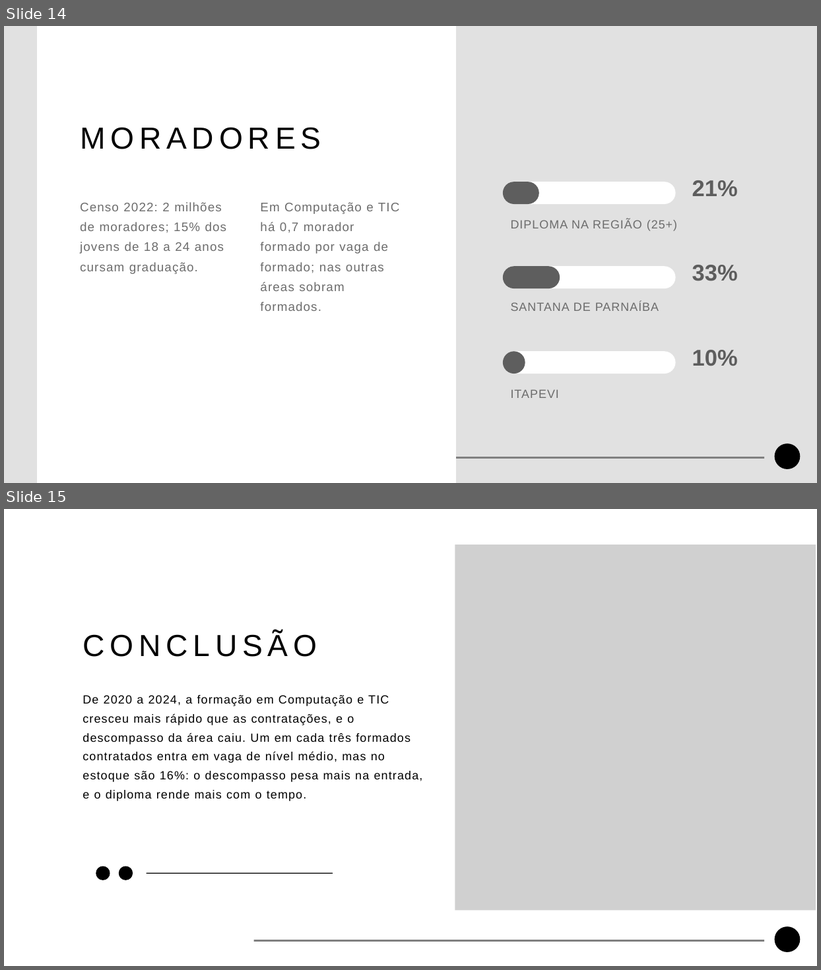
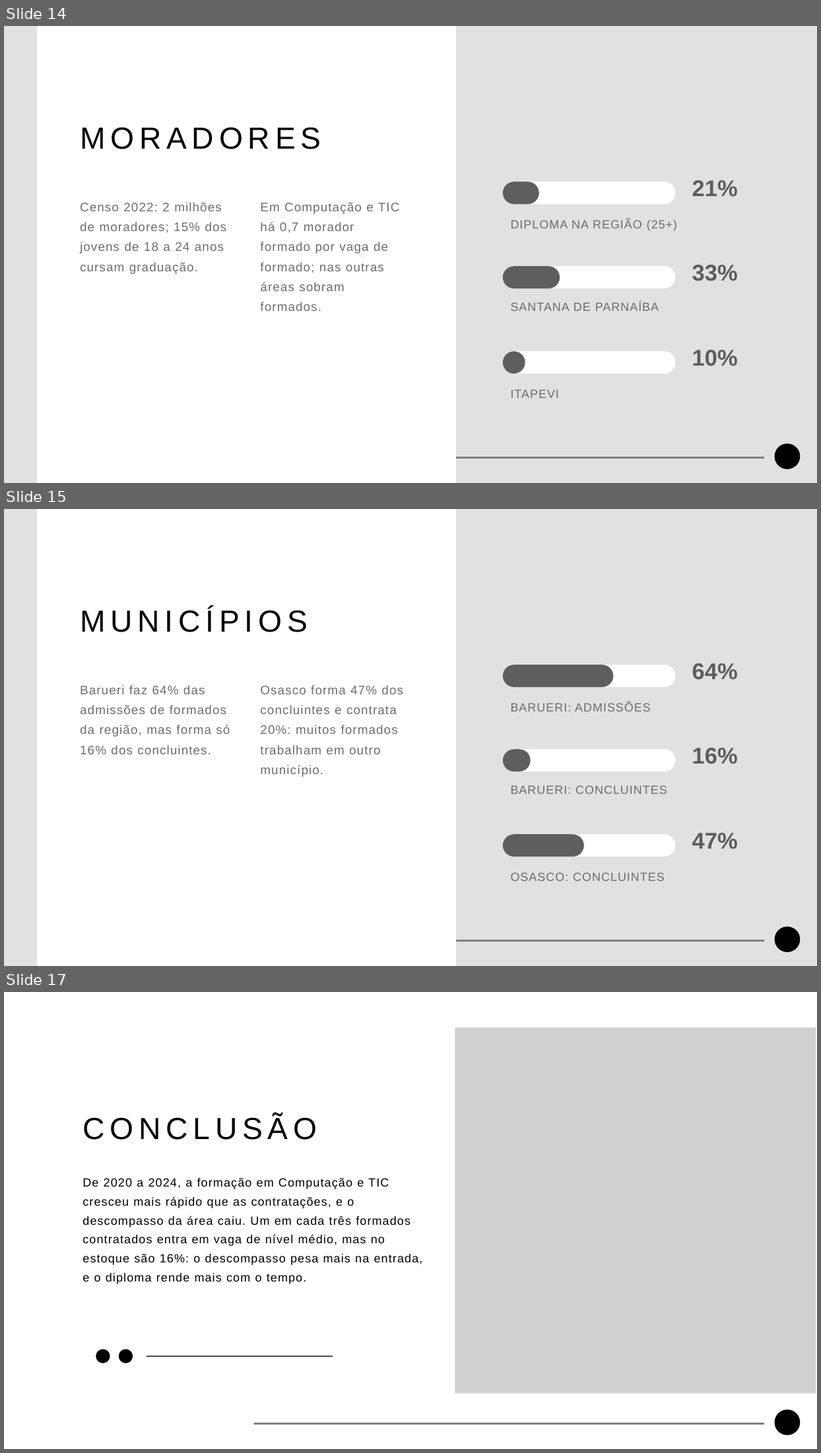
Before and after one commit to guilherme-ndo/projetointegrador-ii, a slide deck: docs/apresentacao_pi2.pptx. Shown one above the other, each under a label of ours: slides 14 and 15 before the commit, slides 14, 15 and 17 after it; the slides between them are not shown. The pictures are 821x970 and 821x1453 pixels, drawn with LibreOffice and Linux fonts; fonts in the diff are those of the drawing; grey boxes stand for pictures; background and template pictures are left out. Boxes give left, top, right and bottom in pixels: in the first picture for what was removed or moved away, otherwise in the second. Text is boxed around its words. In the diff, an @@ line names an element or a change of style, - is before the commit and + after.

```diff
--- a/docs/apresentacao_pi2.pptx
+++ b/docs/apresentacao_pi2.pptx
@@ slide 15 added at [4, 509, 817, 966], background #E1E1E1; not listed: 2 template elements that a slide beside it also shows @@
@@ freeform shape added at [37, 509, 455, 966], fill #FFFFFF @@
@@ text added at [80, 608, 308, 632], 54 pt, text #000000 @@
+MUNICÍPIOS
@@ rounded rectangle added at [503, 665, 676, 687], fill #FFFFFF @@
@@ rounded rectangle added at [503, 665, 613, 687], fill #5E5E5E @@
@@ text added at [692, 663, 738, 680], 40.4 pt, text #5D5D5D, bold @@
+64%
@@ text added at [80, 685, 230, 755], 22 pt, text #6C6C6C @@
+Barueri faz 64% das admissões de formados da região, mas forma só 16% dos concluintes.
@@ text added at [260, 685, 403, 777], 22 pt, text #6C6C6C @@
+Osasco forma 47% dos concluintes e contrata 20%: muitos formados trabalham em outro município.
@@ text added at [511, 702, 651, 712], 21 pt, text #6C6C6C @@
+BARUERI: ADMISSÕES
@@ rounded rectangle added at [503, 749, 676, 772], fill #FFFFFF @@
@@ rounded rectangle added at [503, 749, 531, 772], fill #5E5E5E @@
@@ text added at [692, 748, 738, 764], 40.4 pt, text #5D5D5D, bold @@
+16%
@@ text added at [511, 786, 667, 794], 21 pt, text #6C6C6C @@
+BARUERI: CONCLUINTES
@@ rounded rectangle added at [503, 834, 676, 857], fill #FFFFFF @@
@@ rounded rectangle added at [503, 834, 584, 857], fill #5E5E5E @@
@@ text added at [692, 833, 738, 849], 40.4 pt, text #5D5D5D, bold @@
+47%
@@ text added at [511, 873, 665, 881], 21 pt, text #6C6C6C @@
+OSASCO: CONCLUINTES
@@ what was slide 15 is now slide 17 @@
```
Also in this commit, not shown: 1 slide changed, 1 other slide added, 36 other files.
